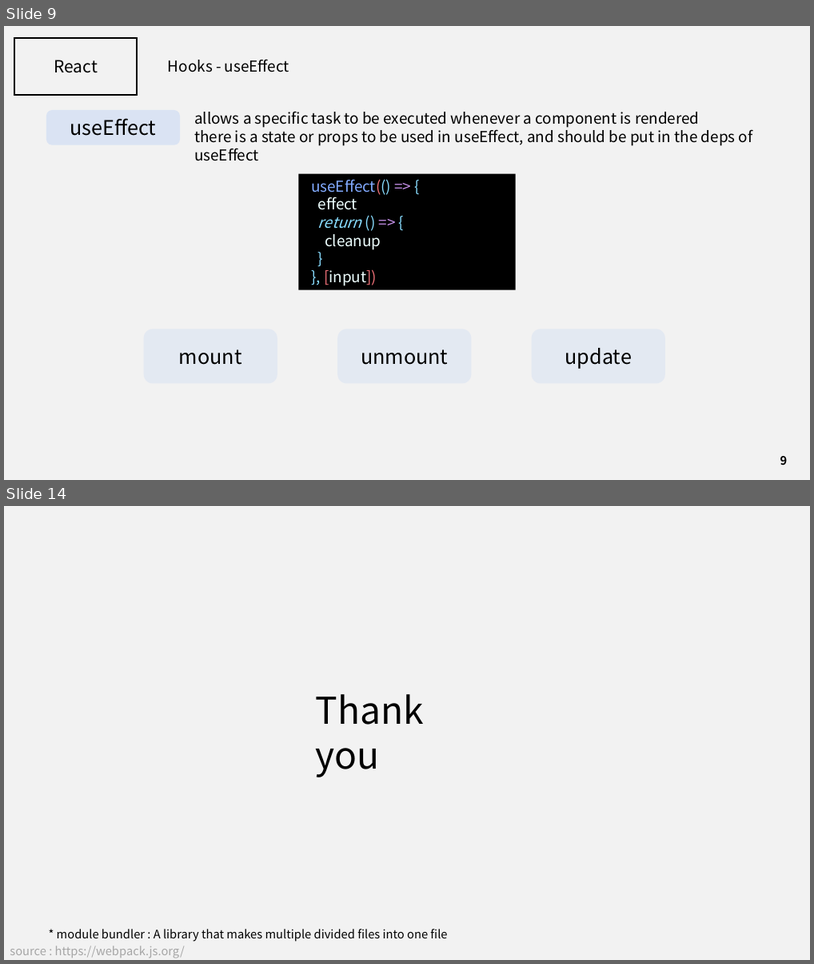
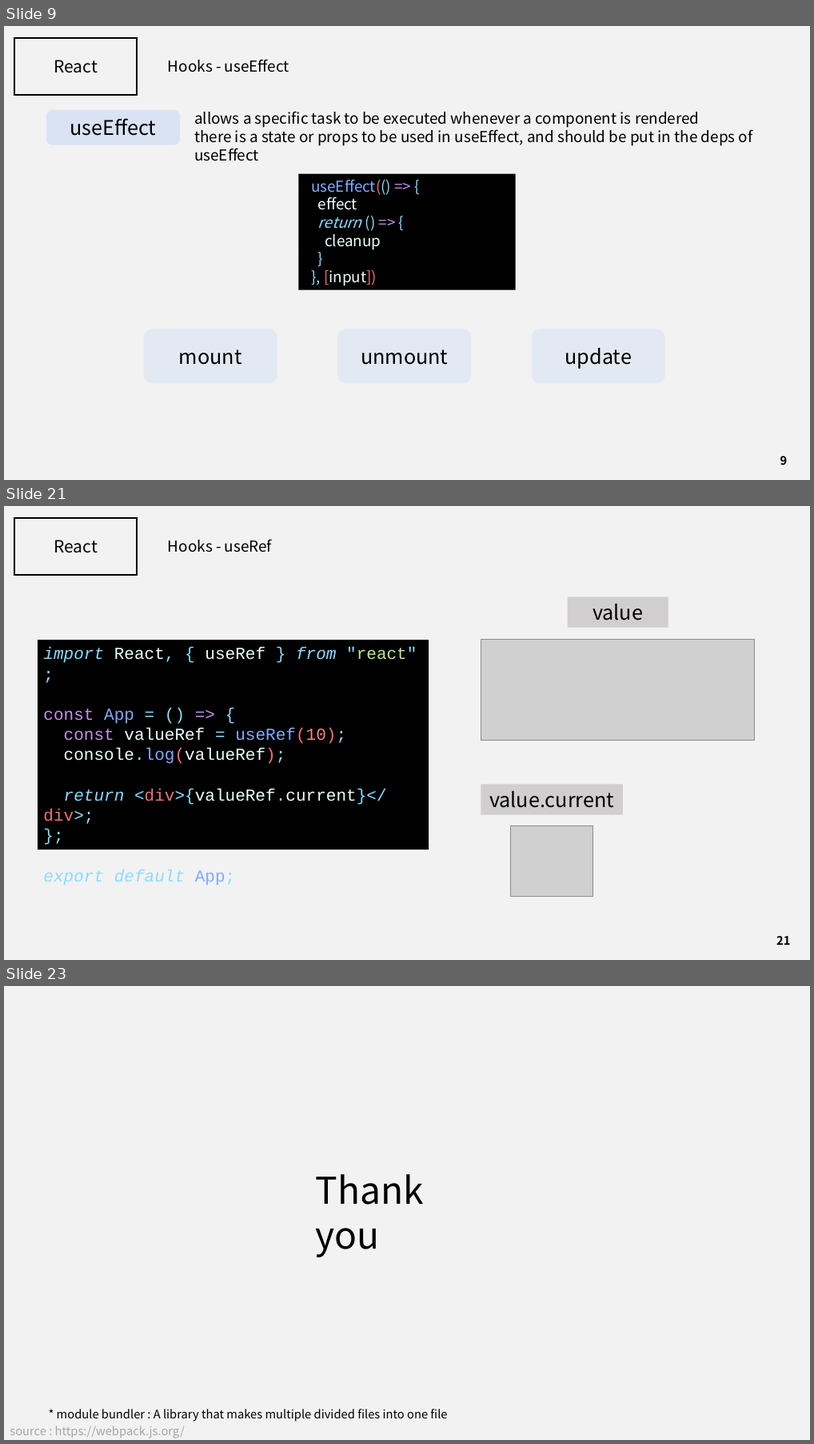
Before and after one commit to J3SUNG/Seminar, a slide deck: 210215_React_2.pptx. Shown one above the other, each under a label of ours: slides 9 and 14 before the commit, slides 9, 21 and 23 after it; the slides between them are not shown. The pictures are 814x964 and 814x1444 pixels, drawn with LibreOffice and Linux fonts; fonts in the diff are those of the drawing; grey boxes stand for pictures. Boxes give left, top, right and bottom in pixels: in the first picture for what was removed or moved away, otherwise in the second. Text is boxed around its words. In the diff, an @@ line names an element or a change of style, - is before the commit and + after.

```diff
--- a/210215_React_2.pptx
+++ b/210215_React_2.pptx
@@ slide 21 added at [4,506,810,960], background #F2F2F2 @@
@@ rectangle added at [14,518,137,574], outline #000000 2 pt @@
@@ text added at [54,540,98,553], 20 pt, text #000000 @@
+React
@@ text added at [168,539,272,552], 18 pt, text #000000 @@
+Hooks - useRef
@@ rectangle added at [568,596,669,627], fill #D0CECE, 24 pt, text #000000 @@
+value
@@ rectangle added at [38,640,430,850], fill #000000, 20 pt, text #89DDFF @@
+import React, { useRef } from "react";
+const App = () => {
+const valueRef = useRef(10);
+console.log(valueRef);
+return <div>{valueRef.current}</div>;
+};
+export default App;
@@ picture added at [482,639,755,740] @@
@@ rectangle added at [482,784,623,815], fill #D0CECE, 24 pt, text #000000 @@
+value.current
@@ picture added at [511,825,594,896] @@
@@ page number added at [777,936,790,944], 14 pt, text #000000, bold @@
+21
@@ what was slide 14 is now slide 23 @@
```
Also in this commit, not shown: 5 slides changed, 8 other slides added, 1 other file.
